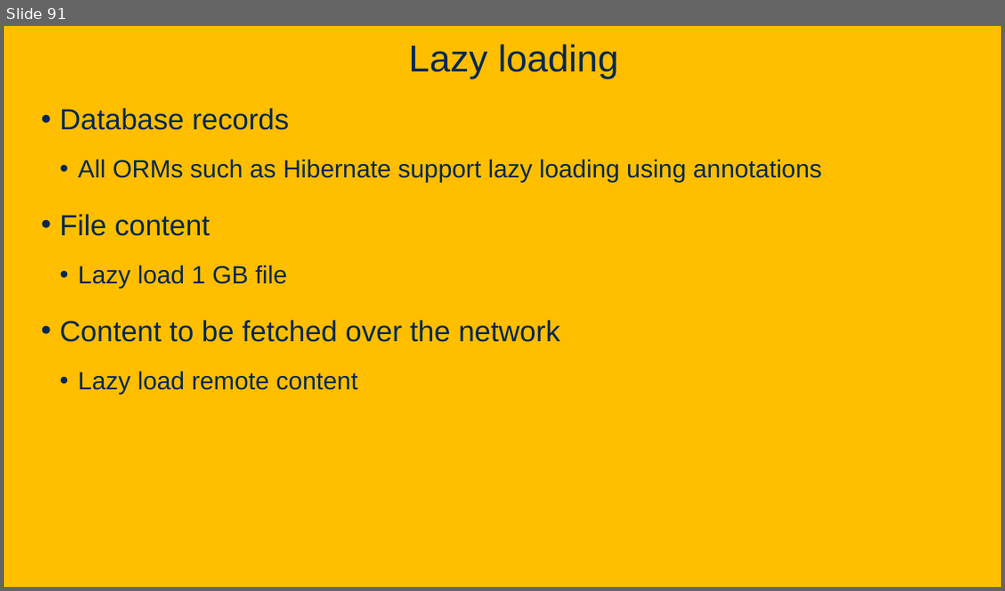
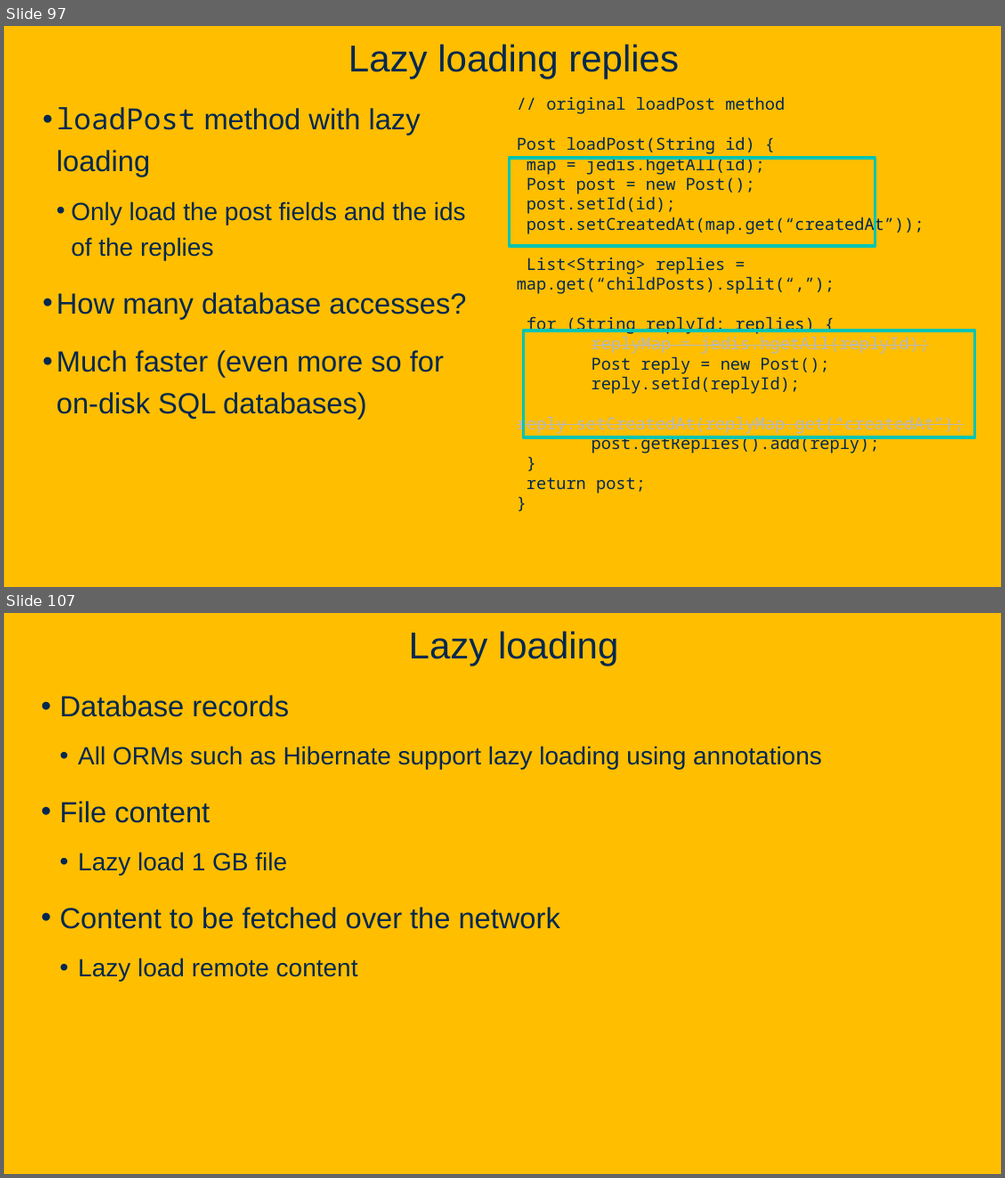
Before and after one commit to davsec-teaching/ECS160-Winter2025, a slide deck: slides/5_annotations_and_reflection.pptx. Shown one above the other, each under a label of ours: slide 91 before the commit, slides 97 and 107 after it; the slides between them are not shown. The pictures are 1005x591 and 1005x1178 pixels, drawn with LibreOffice and Linux fonts; fonts in the diff are those of the drawing; background and template pictures are left out. Boxes give left, top, right and bottom in pixels: in the first picture for what was removed or moved away, otherwise in the second. Text is boxed around its words. In the diff, an @@ line names an element or a change of style, - is before the commit and + after.

```diff
--- a/slides/5_annotations_and_reflection.pptx
+++ b/slides/5_annotations_and_reflection.pptx
@@ slide 97 added at <box>4,26,1001,587</box>, background picture (left out) @@
@@ title added at <box>348,44,679,79</box>, 36 pt, text #022850 @@
+Lazy loading replies
@@ text added at <box>517,96,963,493</box>, 16 pt, text #022850 @@
+// original loadPost method
+Post loadPost(String id) {
+map = jedis.hgetAll(id);
+Post post = new Post();
+post.setId(id);
+post.setCreatedAt(map.get(“createdAt”));
+List<String> replies = map.get(“childPosts).split(“,”);
+for (String replyId: replies) {
+replyMap = jedis.hgetAll(replyId);
+Post reply = new Post();
+reply.setId(replyId);
+reply.setCreatedAt(replyMap.get(“createdAt”);
+post.getReplies().add(reply);
+}
+return post;
+}
@@ text added at <box>57,107,466,418</box>, 28 pt, text #022850 @@
+• loadPost method with lazy loading
+  • Only load the post fields and the ids of the replies
+• How many database accesses?
+• Much faster (even more so for on-disk SQL databases)
@@ rectangle added at <box>509,158,874,246</box>, outline #00C4B2 3 pt @@
@@ rectangle added at <box>524,330,975,437</box>, outline #00C4B2 3 pt @@
@@ what was slide 91 is now slide 107 @@
```
Also in this commit, not shown: 9 slides changed, 30 other slides added, 1 slide removed, 1 other file.
